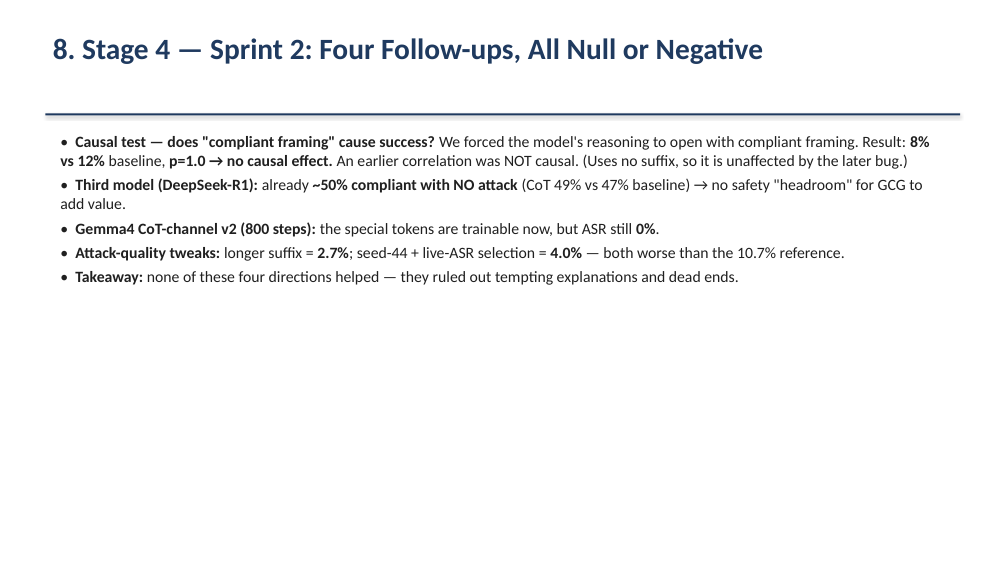
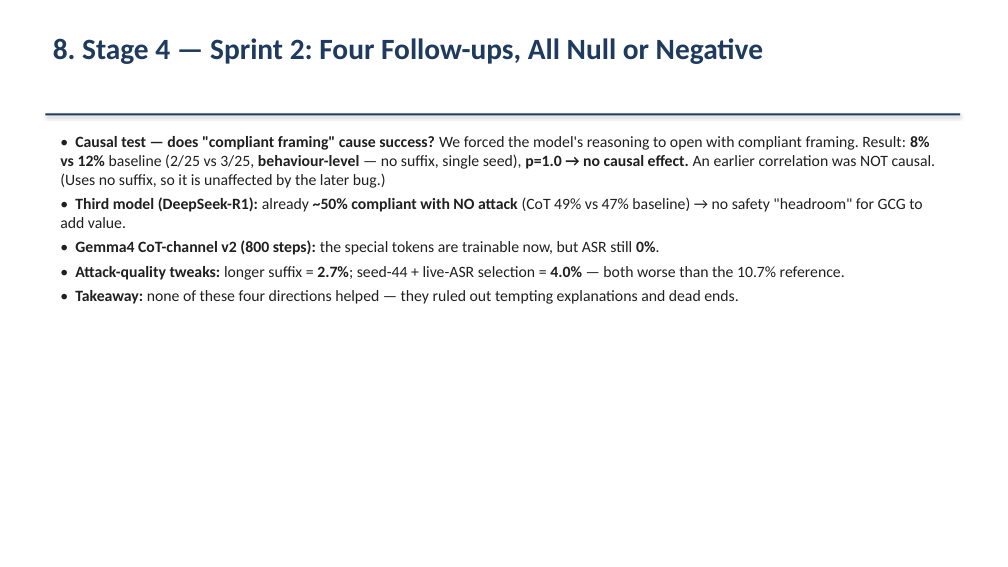
Before and after one commit to omeryosef7/teza_first_poc_with_mahmood, a slide deck: slide 13 of GCG_Summary_for_Mahmood_2026-07-19_with_examples.pptx (slide 12 before the commit). Drawn at 1008x567 pixels with LibreOffice and Linux fonts; fonts in the diff are those of the drawing. Boxes give left, top, right and bottom in pixels: in the first picture for what was removed or moved away, otherwise in the second. Text is boxed around its words. In the diff, an @@ line names an element or a change of style, - is before the commit and + after.

```diff
--- a/GCG_Summary_for_Mahmood_2026-07-19_with_examples.pptx
+++ b/GCG_Summary_for_Mahmood_2026-07-19_with_examples.pptx
@@ text at [60, 136, 936, 188]: text changed @@
-• Causal test — does "compliant framing" cause success? We forced the model's reasoning to open with compliant framing. Result: 8% vs 12% baseline, p=1.0 → no causal effect. An earlier correlation was NOT causal. (Uses no suffix, so it is unaffected by the later bug.)
+• Causal test — does "compliant framing" cause success? We forced the model's reasoning to open with compliant framing. Result: 8% vs 12% baseline (2/25 vs 3/25, behaviour-level — no suffix, single seed), p=1.0 → no causal effect. An earlier correlation was NOT causal. (Uses no suffix, so it is unaffected by the later bug.)
```
Also in this commit, not shown: 7 other slides changed, 3 slides added, 1 other file.
